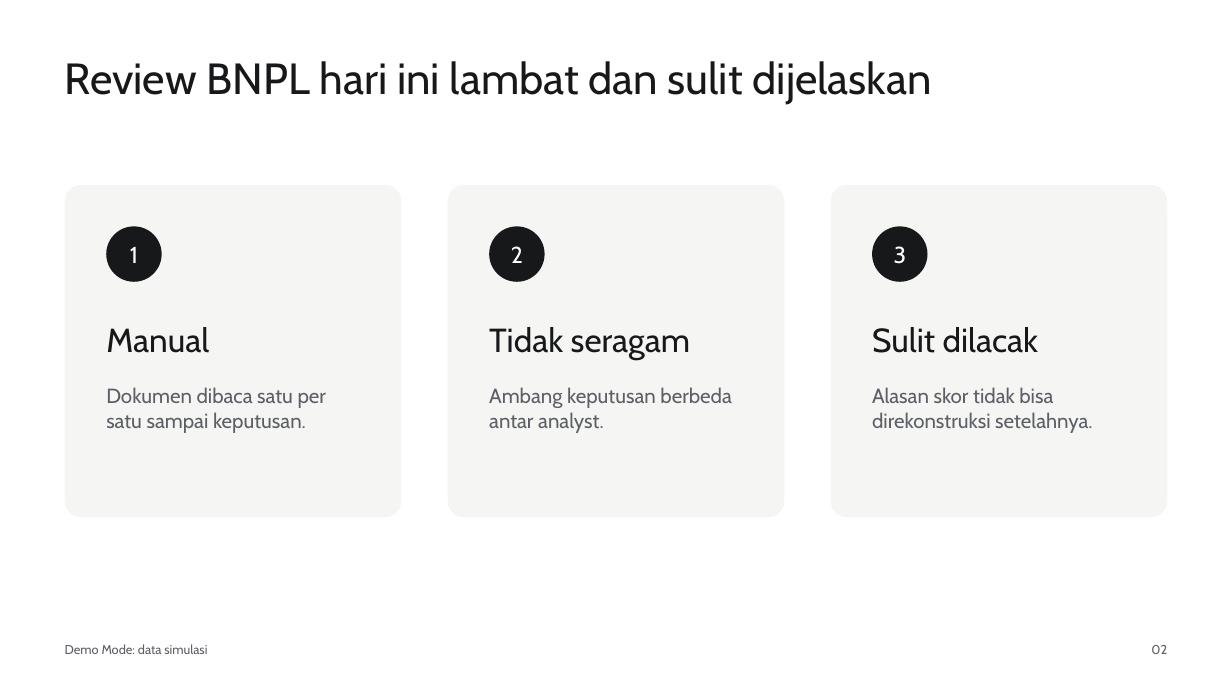
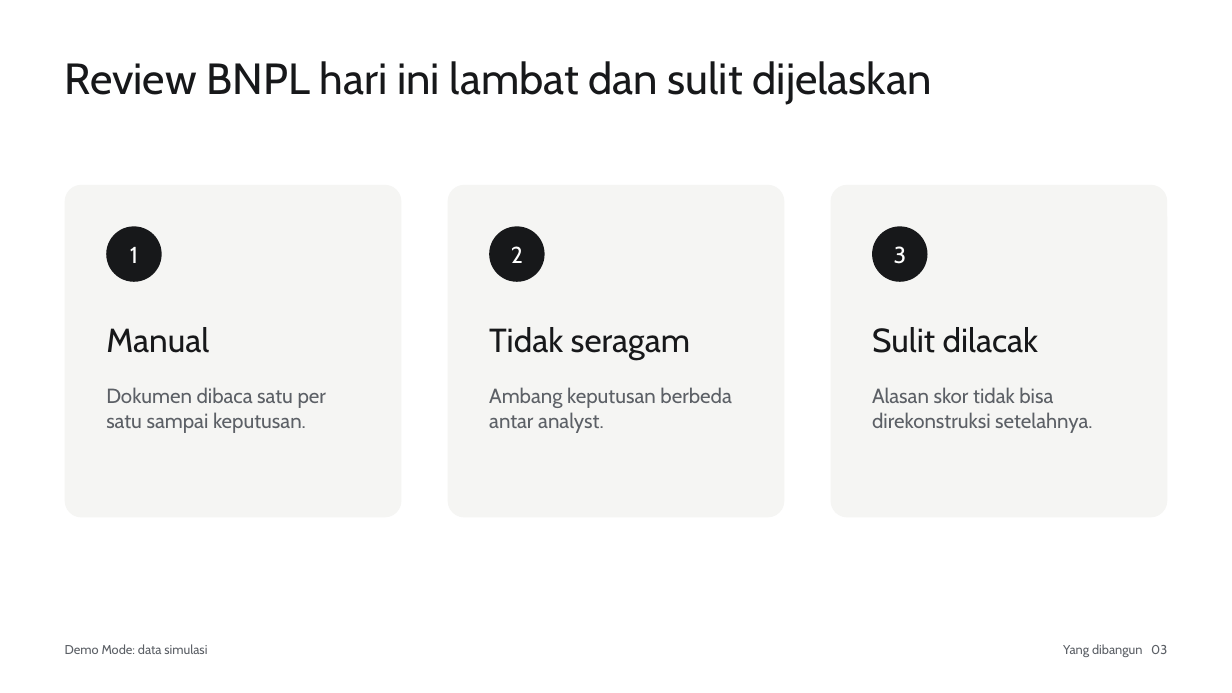
Before and after one commit to hartono0297/credit-score, a slide deck: slide 3 of 04_presentation/presentation.pptx (slide 2 before the commit). Drawn at 1232x693 pixels with LibreOffice and Linux fonts; fonts in the diff are those of the drawing. Boxes give left, top, right and bottom in pixels: in the first picture for what was removed or moved away, otherwise in the second. Text is boxed around its words. In the diff, an @@ line names an element or a change of style, - is before the commit and + after.

```diff
--- a/04_presentation/presentation.pptx
+++ b/04_presentation/presentation.pptx
@@ text at (x1=1063, y1=644, x2=1167, y2=657): text changed @@
-02
+Yang dibangun 03
```
Also in this commit, not shown: 8 other slides changed, 3 slides added, 1 slide removed, 9 other files.
